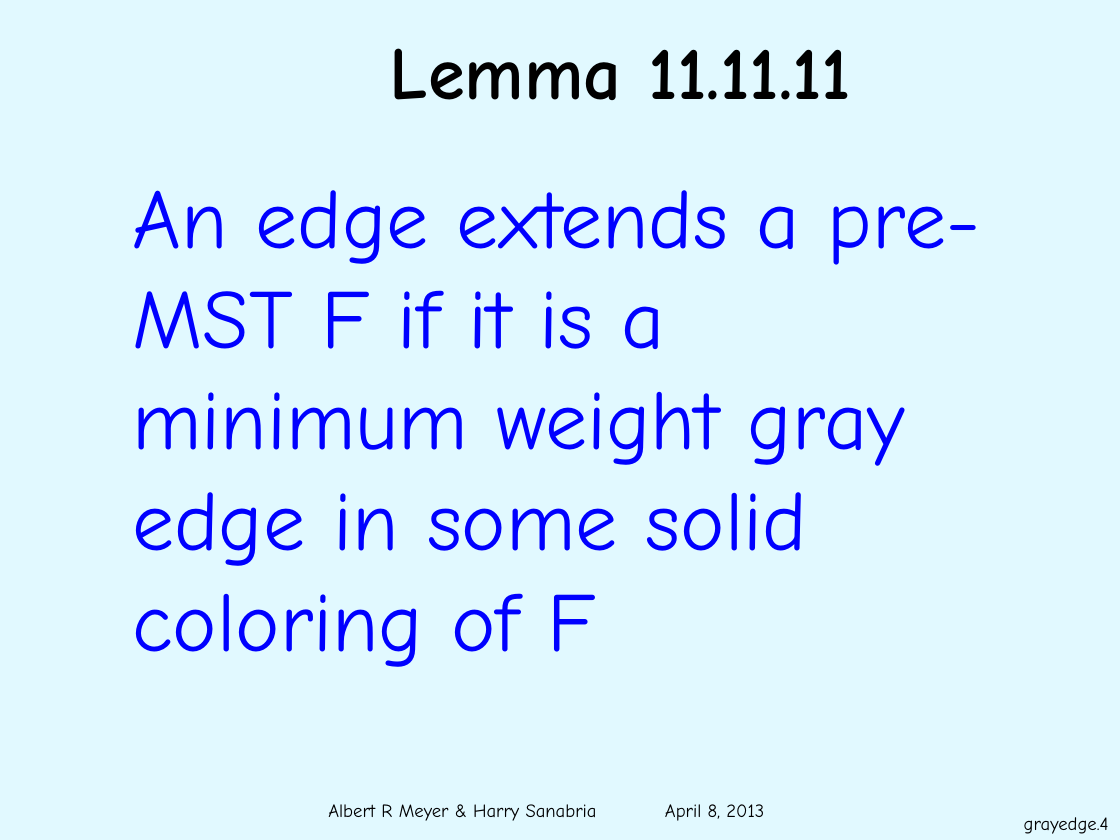
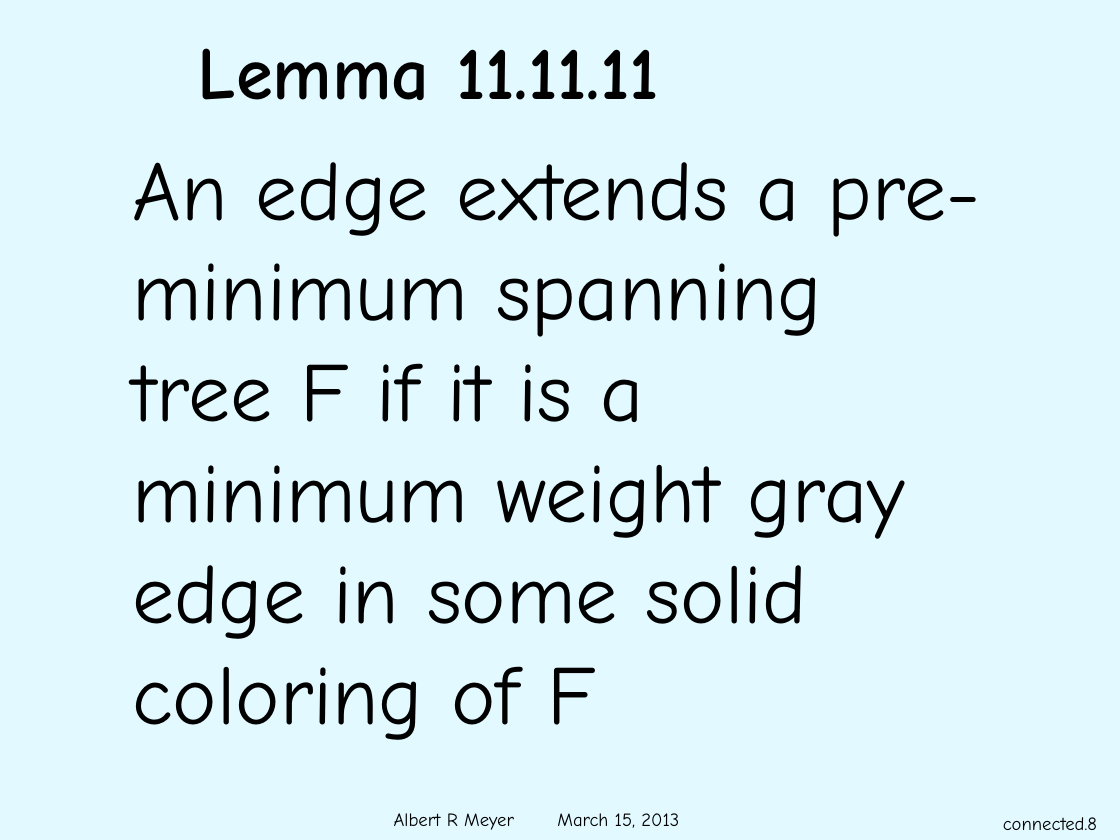
Before and after one commit to armeyer/mcs_web, a slide deck: slide 8 of spring13/slides13/gray-edges.pptx (slide 4 before the commit). Drawn at 1120x840 pixels with LibreOffice and Linux fonts; fonts in the diff are those of the drawing; background and template pictures are left out. Boxes give left, top, right and bottom in pixels: in the first picture for what was removed or moved away, otherwise in the second. Text is boxed around its words. In the diff, an @@ line names an element or a change of style, - is before the commit and + after.

Commit message:
edit draft gray-edges.pptx

```diff
--- a/spring13/slides13/gray-edges.pptx
+++ b/spring13/slides13/gray-edges.pptx
@@ title "Lemma 11.11.11" at [198,48,659,100]: alignment centre to left @@
@@ text at [132,162,980,740]: text changed; text colour #0000FF to #000000 @@
-An edge extends a pre-MST F if it is a minimum weight gray edge in some solid coloring of F
+An edge extends a pre-minimum spanning tree F if it is a minimum weight gray edge in some solid coloring of F
@@ text at [394,813,679,830]: text changed @@
-Albert R Meyer & Harry Sanabria April 8, 2013
+Albert R Meyer March 15, 2013
@@ page number at [1003,817,1097,830]: text changed @@
-grayedge.4
+connected.8
```
Also in this commit, not shown: 10 other slides changed, 6 slides added, 1 other file.
